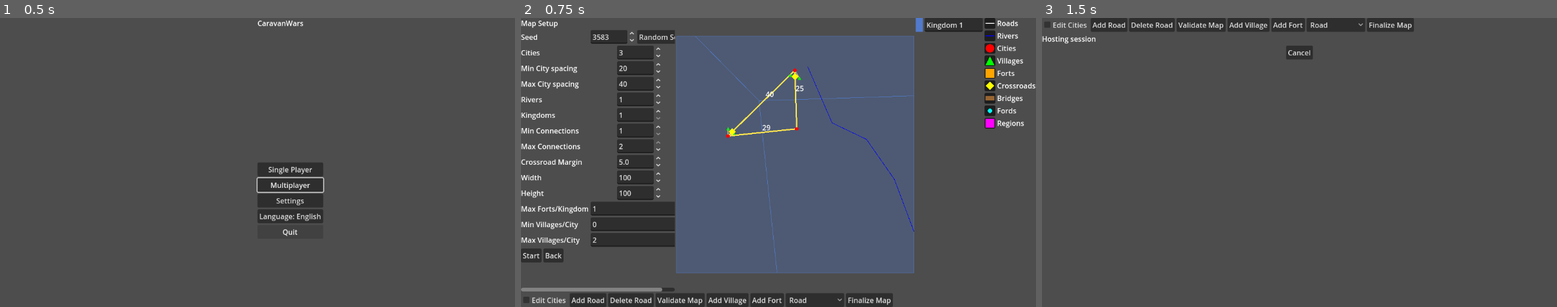
Above: before the commit, frames 1-3 (left to right).
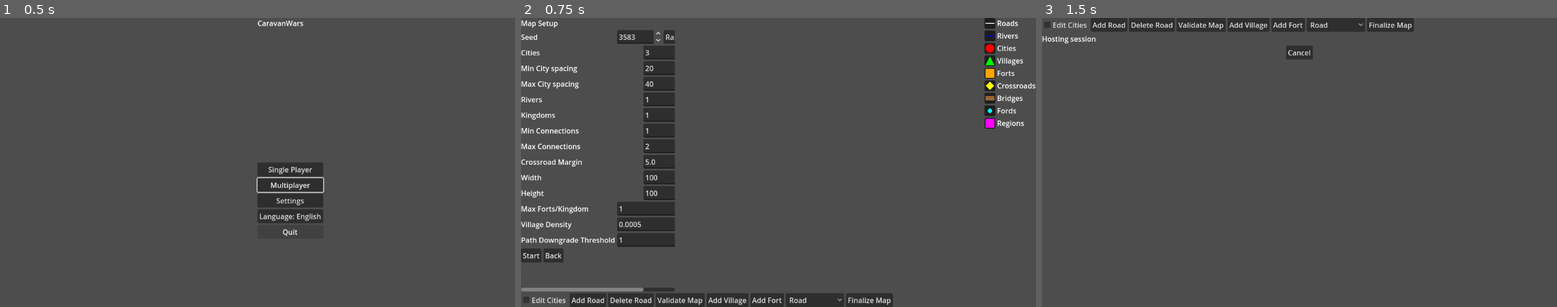
Above: after the commit, the same moments.

Repository: sepa79/CaravanWars
Game: Godot game, scene res://scenes/Main.tscn
Two runs of this game, one before a commit and one after it. Both use one fixed random seed, a clock stepped at 60 frames per second and the inputs below.
Inputs:
- Up to frame 1 (0.5 s): no input
- Up to frame 2 (0.75 s): click "Single Player" at 0.5 s
- Up to frame 3 (1.5 s): click "Start" at 1.25 s

Frame 1 is identical in both runs. In frame 2, 45% of the frame differs, in the area x 0-90%, y 0-95%; in frame 3, nothing differs.
Error after the commit: Parse Error: Cannot infer the type of "edge" variable because the value doesn't have a set type. (res://map/RoadNetwork.gd:192)

Commit message:
feat: global village sampling with road downgrade

Diff:
--- a/game/i18n/en.cfg
+++ b/game/i18n/en.cfg
@@ -48,8 +48,8 @@
 setup.width="Width"
 setup.height="Height"
 setup.max_forts_per_kingdom="Max Forts/Kingdom"
-setup.min_villages_per_city="Min Villages/City"
-setup.max_villages_per_city="Max Villages/City"
+setup.village_density="Village Density"
+setup.village_path_threshold="Path Downgrade Threshold"
 setup.show_roads="Show Roads"
 setup.show_rivers="Show Rivers"
 setup.show_cities="Show Cities"
--- a/game/i18n/pl.cfg
+++ b/game/i18n/pl.cfg
@@ -48,8 +48,8 @@
 setup.width="Szerokość"
 setup.height="Wysokość"
 setup.max_forts_per_kingdom="Maks. fortów/królestwo"
-setup.min_villages_per_city="Min. wiosek/miasto"
-setup.max_villages_per_city="Maks. wiosek/miasto"
+setup.village_density="Gęstość wiosek"
+setup.village_path_threshold="Próg degradacji ścieżek"
 setup.show_roads="Pokaż drogi"
 setup.show_rivers="Pokaż rzeki"
 setup.show_cities="Pokaż miasta"
--- a/game/map/MapGenerator.gd
+++ b/game/map/MapGenerator.gd
@@ -15,8 +15,8 @@
     var height: float
     var kingdom_count: int
     var max_forts_per_kingdom: int
-    var min_villages_per_city: int
-    var max_villages_per_city: int
+    var village_density: float
+    var village_downgrade_threshold: int
 
     func _init(
         p_rng_seed: int = 0,
@@ -31,8 +31,8 @@
         p_height: float = 100.0,
         p_kingdom_count: int = 1,
         p_max_forts_per_kingdom: int = 1,
-        p_min_villages_per_city: int = 0,
-        p_max_villages_per_city: int = 2
+        p_village_density: float = 0.0005,
+        p_village_downgrade_threshold: int = 1
     ) -> void:
         rng_seed = p_rng_seed if p_rng_seed != 0 else Time.get_ticks_msec()
         city_count = p_city_count
@@ -47,8 +47,8 @@
         height = clamp(p_height, 20.0, 500.0)
         kingdom_count = max(1, p_kingdom_count)
         max_forts_per_kingdom = max(0, p_max_forts_per_kingdom)
-        min_villages_per_city = max(0, min(p_min_villages_per_city, p_max_villages_per_city))
-        max_villages_per_city = max(min_villages_per_city, p_max_villages_per_city)
+        village_density = max(0.0, p_village_density)
+        village_downgrade_threshold = max(1, p_village_downgrade_threshold)
 
 var params: MapGenParams
 var rng: RandomNumberGenerator
@@ -92,7 +92,8 @@
         params.crossroad_detour_margin,
         "roman"
     )
-    road_stage.insert_villages(roads, params.min_villages_per_city, params.max_villages_per_city, 5.0, params.width, params.height)
+    var village_count: int = int(params.village_density * params.width * params.height)
+    road_stage.insert_villages(roads, village_count, 5.0, params.width, params.height, params.village_downgrade_threshold)
     road_stage.insert_border_forts(roads, regions, 10.0, params.max_forts_per_kingdom, params.width, params.height)
     map_data["roads"] = roads
 
--- a/game/map/RoadNetwork.gd
+++ b/game/map/RoadNetwork.gd
@@ -5,6 +5,7 @@
 
 const MapNodeModule = preload("res://map/MapNode.gd")
 const EdgeModule = preload("res://map/Edge.gd")
+const CityPlacerModule = preload("res://map/CityPlacer.gd")
 
 func _lower_class(cls: String) -> String:
     match cls:
@@ -105,117 +106,111 @@
     roads["next_edge_id"] = res["next_edge_id"]
     _prune_crossroad_duplicates(nodes, edges, crossroad_margin)
 
-func _generate_point_around(p: Vector2, min_distance: float, max_distance: float) -> Vector2:
-    var r: float = rng.randf_range(min_distance, max_distance)
-    var angle: float = rng.randf() * TAU
-    return Vector2(p.x + r * cos(angle), p.y + r * sin(angle))
-
-func _poisson_cluster(center: Vector2, count: int, radius: float, width: float, height: float) -> Array[Vector2]:
-    var min_distance: float = radius * 0.5
-    var k: int = 30
-    var min_x: float = max(0.0, center.x - radius)
-    var min_y: float = max(0.0, center.y - radius)
-    var max_x: float = min(width, center.x + radius)
-    var max_y: float = min(height, center.y + radius)
-    var region_w: float = max_x - min_x
-    var region_h: float = max_y - min_y
-    if region_w <= 0.0 or region_h <= 0.0:
-        return []
-    var cell_size: float = min_distance / sqrt(2.0)
-    var grid_w: int = int(ceil(region_w / cell_size))
-    var grid_h: int = int(ceil(region_h / cell_size))
-    var grid: Array[int] = []
-    for _i in range(grid_w * grid_h):
-        grid.append(-1)
-    var samples: Array[Vector2] = []
-    var active: Array[int] = []
-    samples.append(center)
-    var idx: int = int((center.x - min_x) / cell_size) + int((center.y - min_y) / cell_size) * grid_w
-    grid[idx] = 0
-    active.append(0)
-    while active.size() > 0 and samples.size() < count + 1:
-        var ai: int = active[rng.randi_range(0, active.size() - 1)]
-        var point: Vector2 = samples[ai]
-        var found := false
-        for _j in range(k):
-            var p: Vector2 = _generate_point_around(point, min_distance, radius)
-            if p.x < min_x or p.y < min_y or p.x > max_x or p.y > max_y:
-                continue
-            if p.distance_to(center) > radius:
-                continue
-            var gx: int = int((p.x - min_x) / cell_size)
-            var gy: int = int((p.y - min_y) / cell_size)
-            var ok := true
-            for x in range(max(0, gx - 2), min(grid_w, gx + 3)):
-                for y in range(max(0, gy - 2), min(grid_h, gy + 3)):
-                    var gi: int = y * grid_w + x
-                    var si: int = grid[gi]
-                    if si != -1 and samples[si].distance_to(p) < min_distance:
-                        ok = false
-                        break
-                if not ok:
-                    break
-            if ok:
-                samples.append(p)
-                active.append(samples.size() - 1)
-                grid[gy * grid_w + gx] = samples.size() - 1
-                found = true
-                if samples.size() >= count + 1:
-                    break
-        if not found:
-            active.erase(ai)
-    var result: Array[Vector2] = []
-    for i in range(1, samples.size()):
-        result.append(samples[i])
-    return result
-
-## Generates per-city village clusters.
-## Villages form path networks around each town and use roads
-## to connect back to the town center.
+func _closest_point_on_polyline(p: Vector2, line: Array[Vector2]) -> Vector2:
+    var best := line[0]
+    var best_dist := p.distance_to(best)
+    for i in range(line.size() - 1):
+        var a: Vector2 = line[i]
+        var b: Vector2 = line[i + 1]
+        var q: Vector2 = Geometry2D.get_closest_point_to_segment(p, a, b)
+        var d: float = p.distance_to(q)
+        if d < best_dist:
+            best_dist = d
+            best = q
+    return best
+
+func _downgrade_village_branches(roads: Dictionary, threshold: int) -> void:
+    var nodes: Dictionary = roads.get("nodes", {})
+    var edges: Dictionary = roads.get("edges", {})
+    var degree: Dictionary = {}
+    for e in edges.values():
+        for nid in e.endpoints:
+            degree[nid] = degree.get(nid, 0) + 1
+    for e in edges.values():
+        if e.road_class != "road":
+            continue
+        var a_id: int = e.endpoints[0]
+        var b_id: int = e.endpoints[1]
+        var a_node: MapNode = nodes[a_id]
+        var b_node: MapNode = nodes[b_id]
+        if a_node.type == MapNodeModule.TYPE_VILLAGE and degree.get(a_id, 0) <= threshold:
+            e.road_class = "path"
+        elif b_node.type == MapNodeModule.TYPE_VILLAGE and degree.get(b_id, 0) <= threshold:
+            e.road_class = "path"
+
+## Samples a global Poisson-disk layer of villages and connects each to
+## the nearest Roman road or town. Low-traffic branches downgrade to paths.
 func insert_villages(
     roads: Dictionary,
-    min_per_city: int,
-    max_per_city: int,
+    village_count: int,
     radius: float = 5.0,
     width: float = 100.0,
-    height: float = 100.0
+    height: float = 100.0,
+    downgrade_threshold: int = 1
 ) -> void:
     var nodes: Dictionary = roads.get("nodes", {})
     var edges: Dictionary = roads.get("edges", {})
     var next_node_id: int = roads.get("next_node_id", 1)
     var next_edge_id: int = roads.get("next_edge_id", 1)
-    for nid in nodes.keys():
-        var city: MapNode = nodes[nid]
-        if city.type != MapNodeModule.TYPE_CITY:
-            continue
-        var count: int = max(0, rng.randi_range(min_per_city, max_per_city))
-        if count == 0:
-            continue
-        var positions: Array[Vector2] = _poisson_cluster(city.pos2d, count, radius, width, height)
-        var village_ids: Array[int] = []
-        for pos in positions:
-            var vid: int = next_node_id
+
+    var placer := CityPlacerModule.new(rng)
+    var positions: Array[Vector2] = placer.place_cities(village_count, radius, radius * 2.0, width, height)
+
+    for pos in positions:
+        var vid: int = next_node_id
+        next_node_id += 1
+        nodes[vid] = MapNodeModule.new(vid, MapNodeModule.TYPE_VILLAGE, pos, {})
+
+        var best_dist: float = INF
+        var target_city: int = -1
+        var target_edge: int = -1
+        var target_point: Vector2 = Vector2.ZERO
+
+        for nid in nodes.keys():
+            var node: MapNode = nodes[nid]
+            if node.type != MapNodeModule.TYPE_CITY:
+                continue
+            var d: float = pos.distance_to(node.pos2d)
+            if d < best_dist:
+                best_dist = d
+                target_city = nid
+                target_edge = -1
+
+        for eid in edges.keys():
+            var edge: Edge = edges[eid]
+            if edge.road_class != "roman":
+                continue
+            var q: Vector2 = _closest_point_on_polyline(pos, edge.polyline)
+            var d_edge: float = pos.distance_to(q)
+            if d_edge < best_dist:
+                best_dist = d_edge
+                target_city = -1
+                target_edge = eid
+                target_point = q
+
+        if target_edge != -1:
+            var edge := edges[target_edge]
+            var cross_id: int = next_node_id
             next_node_id += 1
-            nodes[vid] = MapNodeModule.new(vid, MapNodeModule.TYPE_VILLAGE, pos, {})
-            village_ids.append(vid)
-            edges[next_edge_id] = EdgeModule.new(next_edge_id, "road", [city.pos2d, pos], [nid, vid], "road", {})
+            nodes[cross_id] = MapNodeModule.new(cross_id, MapNodeModule.TYPE_CROSSROAD, target_point, {})
+            var start: Vector2 = edge.polyline[0]
+            var end: Vector2 = edge.polyline[edge.polyline.size() - 1]
+            edges.erase(target_edge)
+            edges[next_edge_id] = EdgeModule.new(next_edge_id, edge.type, [start, target_point], [edge.endpoints[0], cross_id], edge.road_class, edge.attrs)
             next_edge_id += 1
-        if village_ids.size() > 1:
-            village_ids.sort_custom(func(a_id, b_id):
-                var va: Vector2 = nodes[a_id].pos2d - city.pos2d
-                var vb: Vector2 = nodes[b_id].pos2d - city.pos2d
-                return va.angle() < vb.angle()
-            )
-            for i in range(village_ids.size()):
-                var a_id: int = village_ids[i]
-                var b_id: int = village_ids[(i + 1) % village_ids.size()]
-                var a_pos: Vector2 = nodes[a_id].pos2d
-                var b_pos: Vector2 = nodes[b_id].pos2d
-                edges[next_edge_id] = EdgeModule.new(next_edge_id, "road", [a_pos, b_pos], [a_id, b_id], "path", {})
-                next_edge_id += 1
+            edges[next_edge_id] = EdgeModule.new(next_edge_id, edge.type, [target_point, end], [cross_id, edge.endpoints[1]], edge.road_class, edge.attrs)
+            next_edge_id += 1
+            edges[next_edge_id] = EdgeModule.new(next_edge_id, "road", [pos, target_point], [vid, cross_id], "road", {})
+            next_edge_id += 1
+        elif target_city != -1:
+            var city: MapNode = nodes[target_city]
+            edges[next_edge_id] = EdgeModule.new(next_edge_id, "road", [pos, city.pos2d], [vid, target_city], "road", {})
+            next_edge_id += 1
+
     var res: Dictionary = _insert_crossroads(nodes, edges, next_node_id, next_edge_id)
     roads["next_node_id"] = res["next_node_id"]
     roads["next_edge_id"] = res["next_edge_id"]
+    _downgrade_village_branches(roads, downgrade_threshold)
 
 ## Inserts a node in the middle of an edge and splits the edge.
 func insert_node_on_edge(roads: Dictionary, edge_id: int, node_type: String) -> void:
--- a/game/project.godot
+++ b/game/project.godot
@@ -11,7 +11,7 @@
 [application]
 
 config/name="CaravanWars"
-config/version="0.1.41"
+config/version="0.1.42"
 run/main_scene="res://scenes/Main.tscn"
 config/features=PackedStringArray("4.4")
 
--- a/game/ui/MapSetupScreen.gd
+++ b/game/ui/MapSetupScreen.gd
@@ -49,10 +49,10 @@
 var finalize_button: Button
 var max_forts_label: Label
 var max_forts_spin: SpinBox
-var min_villages_label: Label
-var min_villages_spin: SpinBox
-var max_villages_label: Label
-var max_villages_spin: SpinBox
+var village_density_label: Label
+var village_density_spin: SpinBox
+var village_threshold_label: Label
+var village_threshold_spin: SpinBox
 @onready var start_button: Button = $HBox/ControlsScroll/Controls/Buttons/Start
 @onready var back_button: Button = $HBox/ControlsScroll/Controls/Buttons/Back
 @onready var main_ui: HBoxContainer = $HBox
@@ -99,21 +99,23 @@
     max_forts_spin.value = 1
     params.add_child(max_forts_spin)
     max_forts_spin.value_changed.connect(_on_params_changed)
-    min_villages_label = Label.new()
-    params.add_child(min_villages_label)
-    min_villages_spin = SpinBox.new()
-    min_villages_spin.min_value = 0
-    min_villages_spin.max_value = 10
-    params.add_child(min_villages_spin)
-    min_villages_spin.value_changed.connect(_on_params_changed)
-    max_villages_label = Label.new()
-    params.add_child(max_villages_label)
-    max_villages_spin = SpinBox.new()
-    max_villages_spin.min_value = 0
-    max_villages_spin.max_value = 10
-    max_villages_spin.value = 2
-    params.add_child(max_villages_spin)
-    max_villages_spin.value_changed.connect(_on_params_changed)
+    village_density_label = Label.new()
+    params.add_child(village_density_label)
+    village_density_spin = SpinBox.new()
+    village_density_spin.min_value = 0.0
+    village_density_spin.max_value = 0.01
+    village_density_spin.step = 0.0001
+    village_density_spin.value = 0.0005
+    params.add_child(village_density_spin)
+    village_density_spin.value_changed.connect(_on_params_changed)
+    village_threshold_label = Label.new()
+    params.add_child(village_threshold_label)
+    village_threshold_spin = SpinBox.new()
+    village_threshold_spin.min_value = 1
+    village_threshold_spin.max_value = 5
+    village_threshold_spin.value = 1
+    params.add_child(village_threshold_spin)
+    village_threshold_spin.value_changed.connect(_on_params_changed)
     show_roads_check.toggled.connect(_on_show_roads_toggled)
     show_rivers_check.toggled.connect(_on_show_rivers_toggled)
     show_cities_check.toggled.connect(_on_show_cities_toggled)
@@ -218,8 +220,8 @@
     add_fort_button.text = I18N.t("setup.add_fort")
     finalize_button.text = I18N.t("setup.finalize_map")
     max_forts_label.text = I18N.t("setup.max_forts_per_kingdom")
-    min_villages_label.text = I18N.t("setup.min_villages_per_city")
-    max_villages_label.text = I18N.t("setup.max_villages_per_city")
+    village_density_label.text = I18N.t("setup.village_density")
+    village_threshold_label.text = I18N.t("setup.village_path_threshold")
     road_class_selector.set_item_text(0, I18N.t("setup.road_class_path"))
     road_class_selector.set_item_text(1, I18N.t("setup.road_class_road"))
     road_class_selector.set_item_text(2, I18N.t("setup.road_class_roman"))
@@ -245,8 +247,8 @@
         height_spin.value,
         kingdoms,
         int(max_forts_spin.value),
-        int(min_villages_spin.value),
-        int(max_villages_spin.value)
+        village_density_spin.value,
+        int(village_threshold_spin.value)
     )
     kingdoms_spin.max_value = map_params.city_count
     if int(kingdoms_spin.value) != map_params.kingdom_count:
@@ -296,16 +298,14 @@
         max_forts_spin.set_block_signals(true)
         max_forts_spin.value = map_params.max_forts_per_kingdom
         max_forts_spin.set_block_signals(false)
-    if min_villages_spin.value != map_params.min_villages_per_city:
-        min_villages_spin.set_block_signals(true)
-        min_villages_spin.value = map_params.min_villages_per_city
-        min_villages_spin.set_block_signals(false)
-    if max_villages_spin.value != map_params.max_villages_per_city:
-        max_villages_spin.set_block_signals(true)
-        max_villages_spin.value = map_params.max_villages_per_city
-        max_villages_spin.set_block_signals(false)
-    max_villages_spin.min_value = min_villages_spin.value
-    min_villages_spin.max_value = max_villages_spin.value
+    if village_density_spin.value != map_params.village_density:
+        village_density_spin.set_block_signals(true)
+        village_density_spin.value = map_params.village_density
+        village_density_spin.set_block_signals(false)
+    if village_threshold_spin.value != map_params.village_downgrade_threshold:
+        village_threshold_spin.set_block_signals(true)
+        village_threshold_spin.value = map_params.village_downgrade_threshold
+        village_threshold_spin.set_block_signals(false)
     var generator := MapGeneratorModule.new(map_params)
     current_map = generator.generate()
     map_view.set_map_data(current_map)
Not shown, changed: CHANGELOG.md
Not shown, changed: VERSION
Not shown, changed: docs/i18n/Strings_Catalog_P3_MapSetup.md
